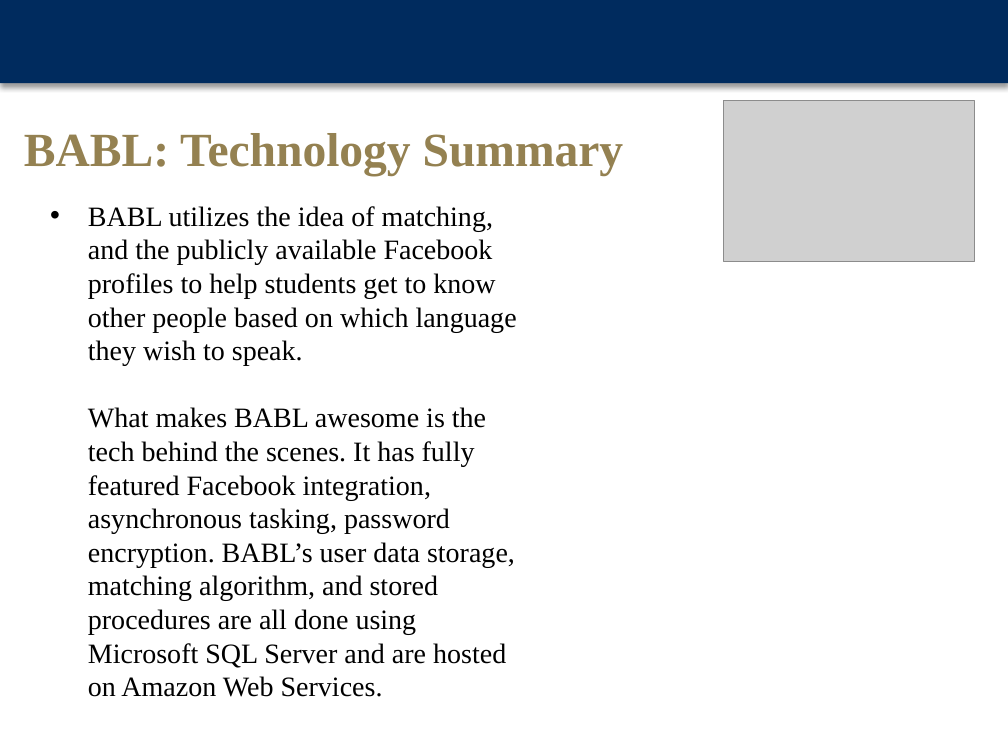
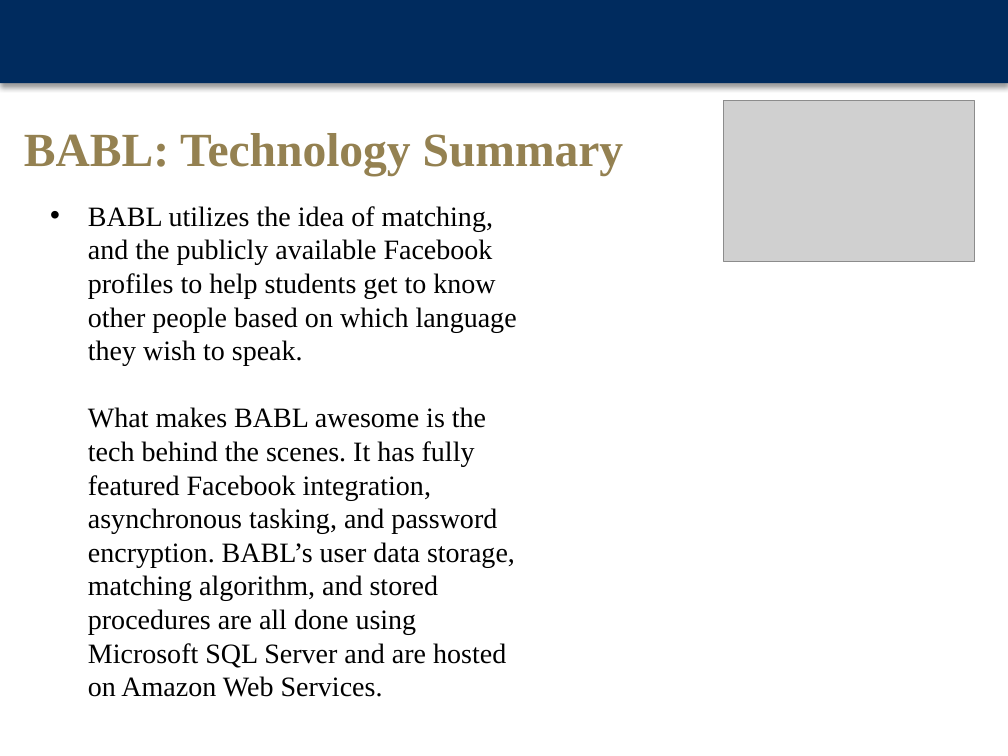
Before and after one commit to Jta26/BABLProject, a slide deck: slide 4 of BABLPowerPoint.pptx. Drawn at 1008x756 pixels with LibreOffice and Linux fonts; fonts in the diff are those of the drawing; grey boxes stand for pictures; background and template pictures are left out. Boxes give left, top, right and bottom in pixels: in the first picture for what was removed or moved away, otherwise in the second. Text is boxed around its words. In the diff, an @@ line names an element or a change of style, - is before the commit and + after.

```diff
--- a/BABLPowerPoint.pptx
+++ b/BABLPowerPoint.pptx
@@ text at [88, 206, 517, 697]: text changed @@
-• BABL utilizes the idea of matching, and the publicly available Facebook profiles to help students get to know other people based on which language they wish to speak.
-  What makes BABL awesome is the tech behind the scenes. It has fully featured Facebook integration, asynchronous tasking, password encryption. BABL’s user data storage, matching algorithm, and stored procedures are all done using Microsoft SQL Server and are hosted on Amazon Web Services.
+• BABL utilizes the idea of matching, and the publicly available Facebook profiles to help students get to know other people based on which language they wish to speak.
+  What makes BABL awesome is the tech behind the scenes. It has fully featured Facebook integration, asynchronous tasking, and password encryption. BABL’s user data storage, matching algorithm, and stored procedures are all done using Microsoft SQL Server and are hosted on Amazon Web Services.
```
Also in this commit, not shown: 1 other slide changed, 2 other files.
